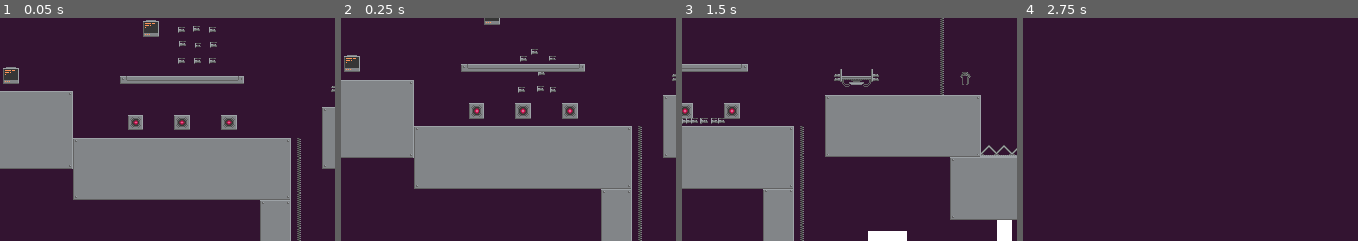
Above: before the commit, frames 1-4 (left to right).
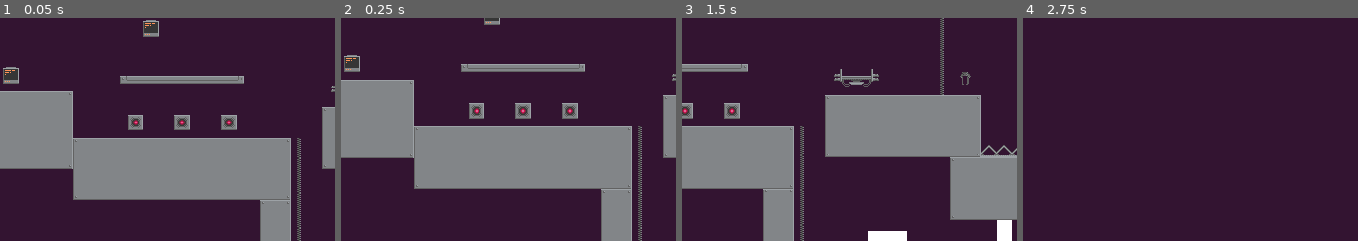
Above: after the commit, the same moments.

Repository: Lincoln-WIlcox/robo-life
Game: Godot game, scene res://Game/game.tscn
Two runs of this game, one before a commit and one after it. Both use one fixed random seed, a clock stepped at 60 frames per second and the inputs below.
Inputs (mouse positions are % of the whole screen's width and height, from its top left):
- Up to frame 1 (0.05 s): no input
- Up to frame 2 (0.25 s): no input
- Up to frame 3 (1.5 s): move the mouse to (86, 45) at 0.52 s; hold D (player_move_right) from 0.53 s (still down); click (86, 45) at 0.6 s; tap Up (player_move_up) at 0.77 s; move the mouse to (36, 55) at 1.27 s; tap Space (player_climb) at 1.35 s
- Up to frame 4 (2.75 s): tap Up (player_move_up) at 1.52 s; move the mouse to (72, 28) at 2.02 s; release D (player_move_right) at 2.03 s; hold A (player_move_left) from 2.03 s (still down); hold W (player_interact) from 2.03 s (still down)
The pictures show only the part of the screen within x 0-50%, y 26-76%; the shares and areas given below are measured in that part.

The runs differ from the first frame. In frame 1, 0.3% of the frame differs, in the area x 53-65%, y 3-21%; in frame 2, 0.2%; in frame 3, 0.2%; in frame 4, nothing differs.

Commit message:
you can now pick up the deployable ladder

Diff:
--- a/Characters/Player/player_character.tscn
+++ b/Characters/Player/player_character.tscn
@@ -236,7 +236,7 @@
 size = Vector2(18, 26)
 
 [sub_resource type="CircleShape2D" id="CircleShape2D_cuesd"]
-radius = 175.0
+radius = 75.0
 
 [node name="PlayerCharacter" type="Node2D"]
 script = ExtResource("1_ru1lf")
--- a/Components/MousePickupComponent/mouse_pickup_area.gd
+++ b/Components/MousePickupComponent/mouse_pickup_area.gd
@@ -4,7 +4,7 @@
 @export var progress_bar: ProgressBar
 @export var delete_node: Node
 @export var item: ItemData
-@export var time := .3
+@export var time := .25
 
 @onready var timer = $Timer
 
--- a/Game/game.gd
+++ b/Game/game.gd
@@ -56,6 +56,7 @@
 		)
 		placing_object_state.item_placed.connect(active_player.inventory.remove_item)
 		place_object_handler.mouse_detect_area = active_player.mouse_detect_area
+		pickup_stuff_handler.mouse_detect_area = active_player.mouse_detect_area
 		pickup_stuff_handler.inventory = active_player.inventory
 
 func _on_active_player_inventory_changed(inventory: Inventory):
--- a/Game/pickup_stuff_handler.gd
+++ b/Game/pickup_stuff_handler.gd
@@ -2,11 +2,12 @@
 extends Node
 
 var inventory: Inventory
+var mouse_detect_area: MouseDetectArea
 
 func update():
 	var pickup_areas: Array[Area2D] = MouseArea.get_overlapping_areas().filter(func(a: Area2D): return a is MousePickupArea)
 
-	if Input.is_action_just_pressed("pickup") and pickup_areas.size() > 0:
+	if Input.is_action_just_pressed("pickup") and pickup_areas.size() > 0 and mouse_detect_area.mouse_over:
 		var item: ItemData = pickup_areas[0].start_picking_up()
 		if not pickup_areas[0].picked_up.is_connected(_on_pickup_picked_up):
 			pickup_areas[0].picked_up.connect(_on_pickup_picked_up)
--- a/Objects/DeployableLadder/deployable_ladder.tscn
+++ b/Objects/DeployableLadder/deployable_ladder.tscn
@@ -8,6 +8,8 @@
 [ext_resource type="Script" path="res://Objects/DeployableLadder/deploying_state.gd" id="3_lj3cy"]
 [ext_resource type="Texture2D" uid="uid://hoqmxhp5bhdr" path="res://Assets/0x72_16x16RobotTileset.v1.png" id="3_rablb"]
 [ext_resource type="PackedScene" uid="uid://wnwdpxb3bxx4" path="res://Objects/Rope/rope.tscn" id="8_en3r5"]
+[ext_resource type="PackedScene" uid="uid://gfntau5ijo5h" path="res://Components/MousePickupComponent/mouse_pickup_area.tscn" id="9_ny7li"]
+[ext_resource type="Resource" uid="uid://di5ihtaupovf3" path="res://Items/deployable_ladder.tres" id="10_5egjk"]
 
 [sub_resource type="AtlasTexture" id="AtlasTexture_qtf72"]
 atlas = ExtResource("3_rablb")
@@ -16,8 +18,19 @@
 [sub_resource type="RectangleShape2D" id="RectangleShape2D_orqst"]
 size = Vector2(16, 14)
 
+[sub_resource type="RectangleShape2D" id="RectangleShape2D_4j3p7"]
+size = Vector2(16, 14)
+
 [node name="DeployableLadder" type="Node2D"]
 script = ExtResource("1_uq3fh")
+
+[node name="ProgressBar" type="ProgressBar" parent="."]
+offset_left = -6.0
+offset_top = -12.0
+offset_right = 18.0
+offset_bottom = -8.0
+scale = Vector2(0.5, 0.5)
+show_percentage = false
 
 [node name="StateMachine" parent="." node_paths=PackedStringArray("initial_state") instance=ExtResource("1_lmhk6")]
 initial_state = NodePath("FallingState")
@@ -59,3 +72,12 @@
 [node name="Rope" parent="CharacterBody2D/RopePosition" instance=ExtResource("8_en3r5")]
 height = 0
 tile_height = 0.0
+
+[node name="MousePickupArea" parent="." node_paths=PackedStringArray("progress_bar", "delete_node") instance=ExtResource("9_ny7li")]
+progress_bar = NodePath("../ProgressBar")
+delete_node = NodePath("..")
+item = ExtResource("10_5egjk")
+
+[node name="CollisionShape2D" type="CollisionShape2D" parent="MousePickupArea"]
+position = Vector2(0, -1)
+shape = SubResource("RectangleShape2D_4j3p7")
--- a/World/Levels/level_1.tscn
+++ b/World/Levels/level_1.tscn
@@ -14,7 +14,6 @@
 [ext_resource type="PackedScene" uid="uid://cmog2buogarup" path="res://Objects/ItemPickup/item_pickup.tscn" id="14_q1p5m"]
 [ext_resource type="PackedScene" uid="uid://wnwdpxb3bxx4" path="res://Objects/Rope/rope.tscn" id="15_1u2go"]
 [ext_resource type="Resource" uid="uid://di5ihtaupovf3" path="res://Items/deployable_ladder.tres" id="15_f5urc"]
-[ext_resource type="PackedScene" uid="uid://e2r1erqmej6l" path="res://Objects/WalkOverItemPickup/walk_over_item_pickup_steel.tscn" id="16_vk2kd"]
 [ext_resource type="PackedScene" uid="uid://brg4hptmtkbt2" path="res://Objects/PushableBlock/pushable_block.tscn" id="18_v7l3w"]
 
 [node name="Level1" instance=ExtResource("1_s0fbl")]
@@ -114,32 +113,5 @@
 position = Vector2(-272, 16)
 item = ExtResource("11_b2juo")
 
-[node name="WalkOverItemPickupSteel" parent="." index="5" instance=ExtResource("16_vk2kd")]
-position = Vector2(-224, -48)
-
-[node name="WalkOverItemPickupSteel2" parent="." index="6" instance=ExtResource("16_vk2kd")]
-position = Vector2(-208, -64)
-
-[node name="WalkOverItemPickupSteel3" parent="." index="7" instance=ExtResource("16_vk2kd")]
-position = Vector2(-208, -48)
-
-[node name="WalkOverItemPickupSteel4" parent="." index="8" instance=ExtResource("16_vk2kd")]
-position = Vector2(-192, -48)
-
-[node name="WalkOverItemPickupSteel5" parent="." index="9" instance=ExtResource("16_vk2kd")]
-position = Vector2(-192, -64)
-
-[node name="WalkOverItemPickupSteel6" parent="." index="10" instance=ExtResource("16_vk2kd")]
-position = Vector2(-192, -80)
-
-[node name="WalkOverItemPickupSteel7" parent="." index="11" instance=ExtResource("16_vk2kd")]
-position = Vector2(-224, -80)
-
-[node name="WalkOverItemPickupSteel8" parent="." index="12" instance=ExtResource("16_vk2kd")]
-position = Vector2(-224, -64)
-
-[node name="WalkOverItemPickupSteel9" parent="." index="13" instance=ExtResource("16_vk2kd")]
-position = Vector2(-208, -80)
-
 [connection signal="interacted_with" from="Tiles/Shelter" to="DayNightCycle" method="start_new_day"]
 [connection signal="item_spent" from="Tiles/RockBarrier" to="Tiles" method="add_child"]
Not shown: 1 places in Objects/DeployableLadder/deployable_ladder.tscn that only renumber resources
Not shown: 1 places in World/Levels/level_1.tscn that only renumber resources
